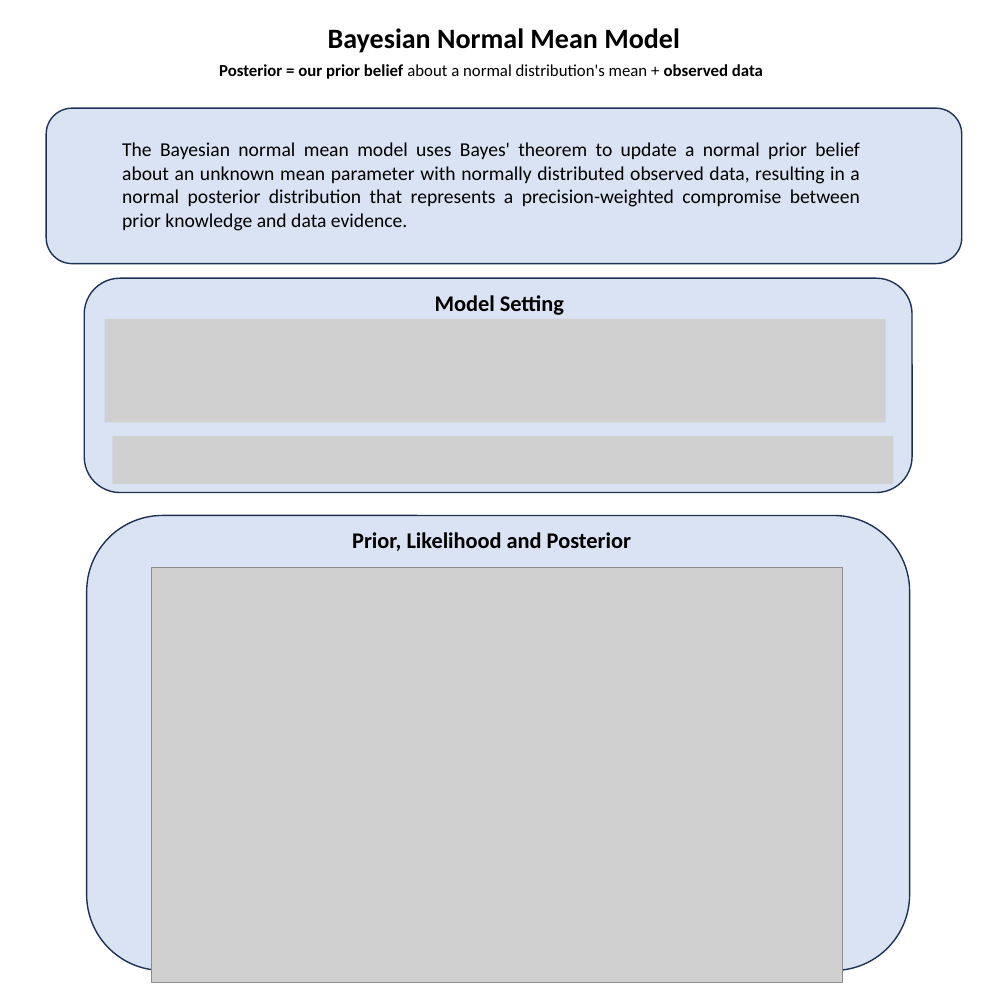
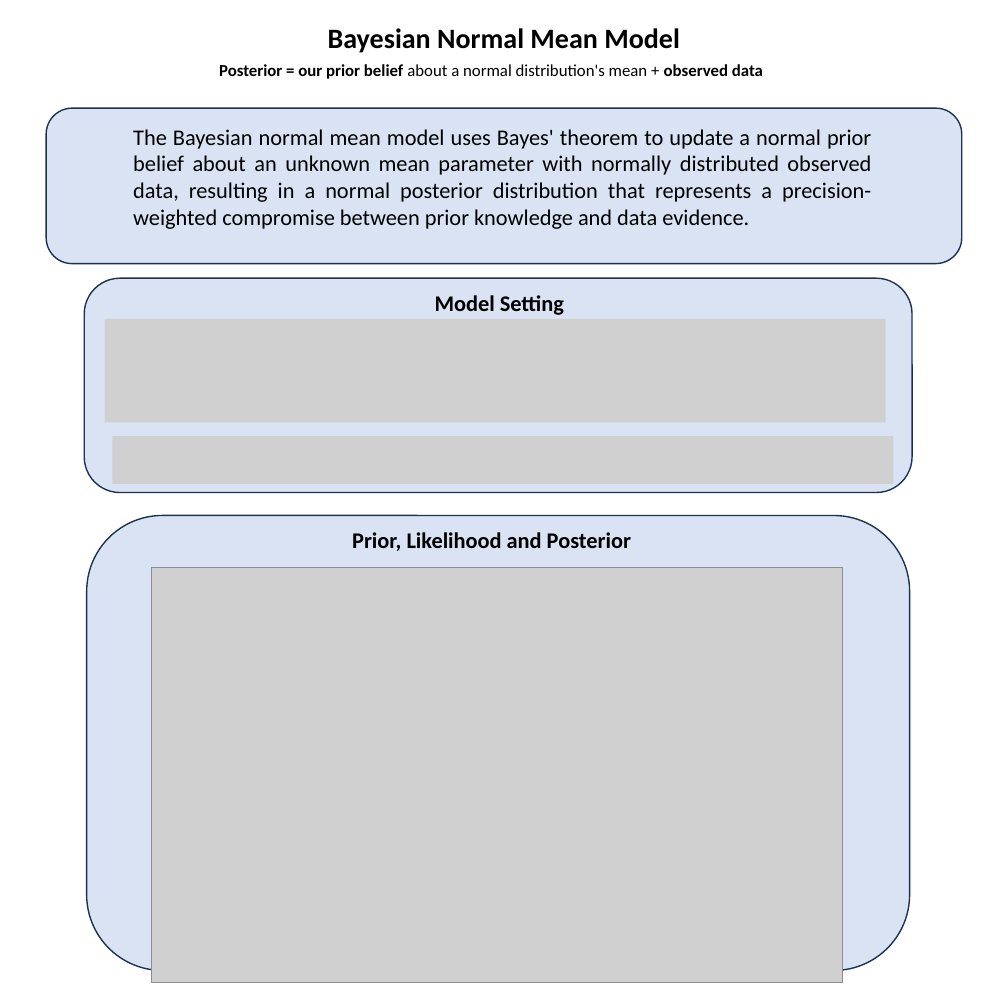
Before and after one commit to StatFunGen/statgen-prerequisites, a slide deck: slide 25 of graphical_summary/slides.pptx. Drawn at 1008x1008 pixels with LibreOffice and Linux fonts; fonts in the diff are those of the drawing; grey boxes stand for pictures. Boxes give left, top, right and bottom in pixels: in the first picture for what was removed or moved away, otherwise in the second. Text is boxed around its words. In the diff, an @@ line names an element or a change of style, - is before the commit and + after.

Commit message:
update

```diff
--- a/graphical_summary/slides.pptx
+++ b/graphical_summary/slides.pptx
@@ text "The Bayesian normal mean model ..." moved from (x1=122, y1=142, x2=860, y2=231) to (x1=133, y1=129, x2=871, y2=229) @@
@@ text "The Bayesian normal mean model ..." at (x1=133, y1=129, x2=871, y2=229): size 14 to 16 pt @@
```
